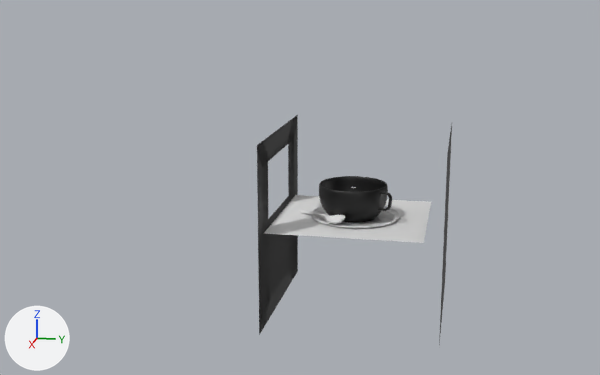
A saved change to the Blender file coffee.blend.
Camera for both pictures: a camera (50 mm lens) standing at (27.32, 4.72, 7.62) and looking at (2.92, -0.16, 1.52). Arrows for +X, +Y and +Z are at lower left; the lights stay in place.

Objects in the first picture: 'CUP', 'Dark wall', 'Dark wall.001', 'Floor.001', 'Plate'.
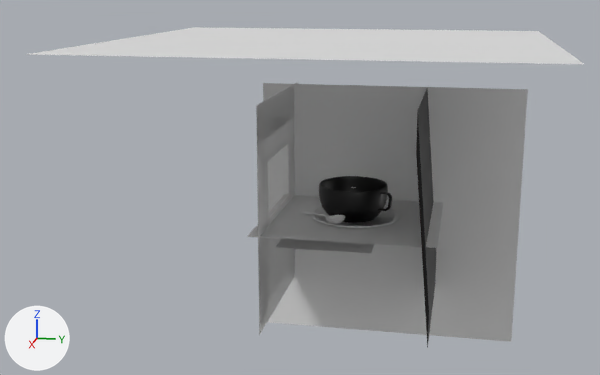
Patch to the scene script:
```diff
--- a/coffee.blend.py
+++ b/coffee.blend.py
@@ mat_material_008 @@
+mat_material_008 = principled_material('Material.008')
+mat_material_008.base_color = (0.8, 0.8, 0.8)  # white #e7e7e7
@@ me_plane_003 @@
 me_plane_003.from_pydata(...)  # 4 vertices, 1 face; spans x -1.0..1.0, y -1.0..1.0, z 0.0
 # used by ob_dark_wall; location = (2.22, 4.3, 0.36); rotation_euler = (1.571, 0.0, 0.0), in degrees (90, 0, 0); scale = (2.86, 2.86, 2.86)
 # verts and faces of me_plane_003; kept vertices keep their numbers, new ones are numbered from 4
 # before: 0 (-1.0, -1.0, 0.0) at pixel (445, 281), 1 (1.0, -1.0, 0.0), 2 (-1.0, 1.0, 0.0), 3 (1.0, 1.0, 0.0) at pixel (447, 152)
+# me_plane_003 part 1
+delete_faces([(0, 1, 3, 2)])
+for new, old in zip([*range(4, 8)], [*range(0, 4)]): verts[new] = verts[old] + (0.0, 0.39, -0.04)
+faces += [(0, 2, 3, 1), (4, 5, 7, 6), (2, 6, 7, 3), (0, 1, 5, 4), (1, 3, 7, 5), (0, 4, 6, 2)]
 me_plane_003.materials.append(mat_material_005)
@@ me_plane_008 @@
 # used by ob_dark_wall_001; location = (2.22, -0.96, 0.36); rotation_euler = (1.571, 0.0, 0.0), in degrees (90, 0, 0); scale = (2.86, 2.86, 2.86)
 # verts and faces of me_plane_008; kept vertices keep their numbers, new ones are numbered from 24
 # before: 2 (-1.0, 1.0, 0.0) at pixel (297, 114), 3 (1.0, 1.0, 0.0) at pixel (256, 145), 22 (1.0, 0.94, 0.0) at pixel (256, 151), 23 (-1.0, 0.94, 0.0) at pixel (297, 119)
-me_plane_008.from_pydata(...)  # 24 vertices, 20 faces; spans x -1.0..1.0, y -1.0..1.0, z 0.0
+me_plane_008.from_pydata(...)  # 36 vertices, 26 faces; spans x -1.0..1.0, y -1.0..1.39, z -1.03..0.0
+# me_plane_008 part 2
+delete_faces([(2, 23, 22, 3)])
+for new, old in zip([*range(24, 28)], [2, 3, 22, 23]): verts[new] = verts[old] + (0.0, 0.39, 0.0)
+faces += [(2, 23, 27, 24), (24, 27, 26, 25), (22, 26, 27, 23), (2, 24, 25, 3), (3, 25, 26, 22)]
+# me_plane_008 part 3: 19 faces spanning x -1.0..1.0, y -1.0..1.0, z 0.0 switch from mat_material_005 (black #0e0e0e) to mat_material_008 (white #e7e7e7)
@@ me_plane_010 @@
+me_plane_010.from_pydata([(-1.0, -0.81, 0.0), (1.0, -0.81, 0.0), (-1.0, 1.19, 0.0), (1.0, 1.19, 0.0), (0.0, -0.49, 0.36), (0.0, -0.49, 1.02), (0.0, 0.17, 0.36), (0.0, 0.17, 1.02), (0.0, -0.49, 0.36), (0.0, -0.49, 1.02), (0.0, 0.17, 0.36), (0.0, 0.17, 1.02), (-1.38, -1.61, -0.76), (-1.38, -1.61, 2.15), (-1.38, 1.3, -0.76), (-1.38, 1.3, 2.15)], [], [(0, 1, 3, 2), (4, 5, 7, 6), (8, 9, 11, 10), (12, 13, 15, 14)])
@@ ob_dark_wall @@
 ob_dark_wall = bpy.data.objects.new('Dark wall', me_plane_003)
-ob_dark_wall.location = (2.22, 4.3, 0.36)
-ob_dark_wall.rotation_euler = (1.571, 0.0, 0.0)  # degrees (90, 0, 0)
+ob_dark_wall.location = (2.22, 3.72, 0.36)
+ob_dark_wall.rotation_euler = (1.66, 0.0, 0.0)  # degrees (95, 0, 0)
 ob_dark_wall.scale = (2.86, 2.86, 2.86)
@@ ob_floor_001 @@
 ob_floor_001.location = (2.22, 1.41, 0.48)
-ob_floor_001.scale = (2.33, 2.33, 2.33)
+ob_floor_001.scale = (2.73, 2.73, 2.73)
@@ ob_plane @@
+ob_plane = bpy.data.objects.new('Plane', me_plane_010)
+ob_plane.location = (-0.11, 1.48, 0.0)
+ob_plane.rotation_euler = (0.0, 1.571, 0.0)  # degrees (0, 90, 0)
+ob_plane.scale = (4.33, 4.33, 4.33)
```

Boxes (x1, y1, x2, y2) around the edits, measured in the pictures (600 x 375 px):
'Plane', added: after (27, 27, 584, 342)
'Dark wall.001', reshaped: before (257, 115, 298, 335); after (256, 82, 298, 335)
'Floor.001', rescaled (18% wider, 12% taller): before (265, 195, 431, 243); after (247, 194, 443, 248)
'Dark wall', reshaped, moved, turned: before (439, 124, 452, 345); after (416, 89, 436, 348)
part 2 of me_plane_008, built on: before (257, 115, 298, 150); after (256, 82, 298, 149)
part 3 of me_plane_008, recoloured (black to white): (257, 119, 295, 335) in both
